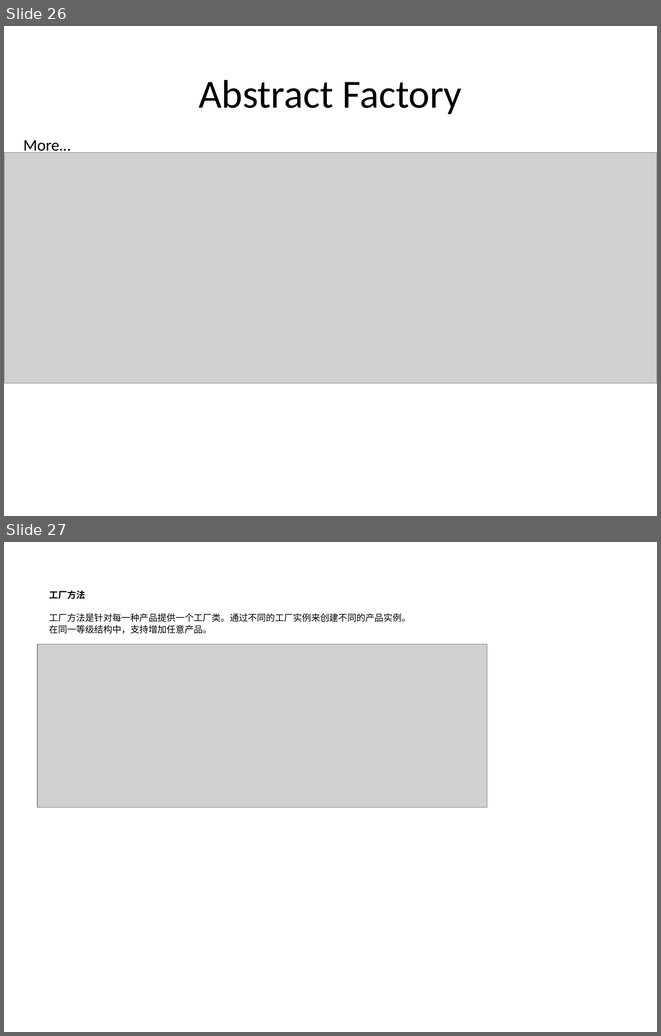
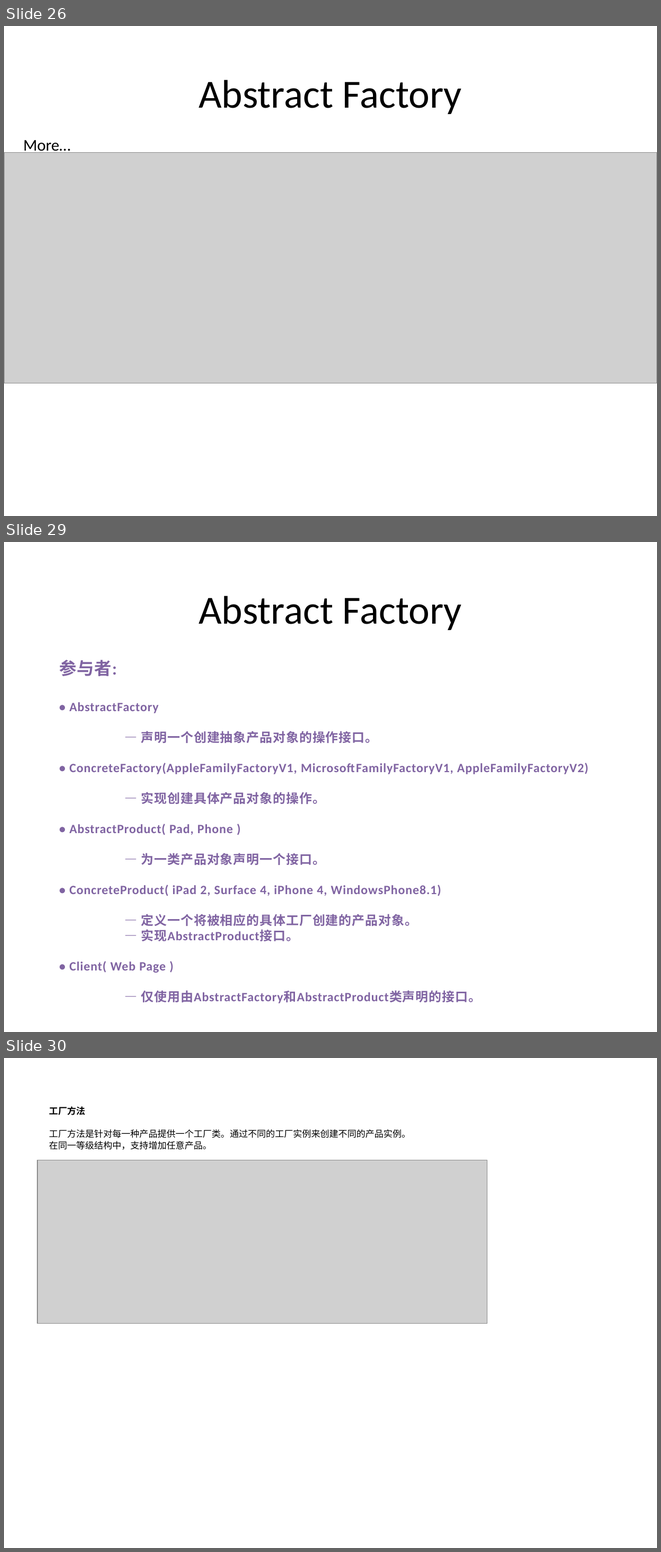
Before and after one commit to PlumpMath/DesignPattern-956, a slide deck: _Doc/Design Pattern (C#) - Part 1.pptx. Shown one above the other, each under a label of ours: slides 26 and 27 before the commit, slides 26, 29 and 30 after it; the slides between them are not shown. The pictures are 661x1036 and 661x1552 pixels, drawn with LibreOffice and Linux fonts; fonts in the diff are those of the drawing; grey boxes stand for pictures. Boxes give left, top, right and bottom in pixels: in the first picture for what was removed or moved away, otherwise in the second. Text is boxed around its words. In the diff, an @@ line names an element or a change of style, - is before the commit and + after.

```diff
--- a/_Doc/Design Pattern (C#) - Part 1.pptx
+++ b/_Doc/Design Pattern (C#) - Part 1.pptx
@@ slide 29 added at (x1=4, y1=542, x2=657, y2=1032), background #FFFFFF @@
@@ text added at (x1=199, y1=596, x2=462, y2=630), 44 pt, text #000000 @@
+Abstract Factory
@@ text added at (x1=59, y1=660, x2=589, y2=1003), 14 pt, text #8064A2, bold @@
+参与者:
+• AbstractFactory
+— 声明一个创建抽象产品对象的操作接口。
+• ConcreteFactory(AppleFamilyFactoryV1, MicrosoftFamilyFactoryV1, AppleFamilyFactoryV2)
+— 实现创建具体产品对象的操作。
+• AbstractProduct( Pad, Phone )
+— 为一类产品对象声明一个接口。
+• ConcreteProduct( iPad 2, Surface 4, iPhone 4, WindowsPhone8.1)
+— 定义一个将被相应的具体工厂创建的产品对象。
+— 实现AbstractProduct接口。
+• Client( Web Page )
+— 仅使用由AbstractFactory和AbstractProduct类声明的接口。
@@ what was slide 27 is now slide 30 @@
```
Also in this commit, not shown: 2 slides changed, 1 other slide added.
